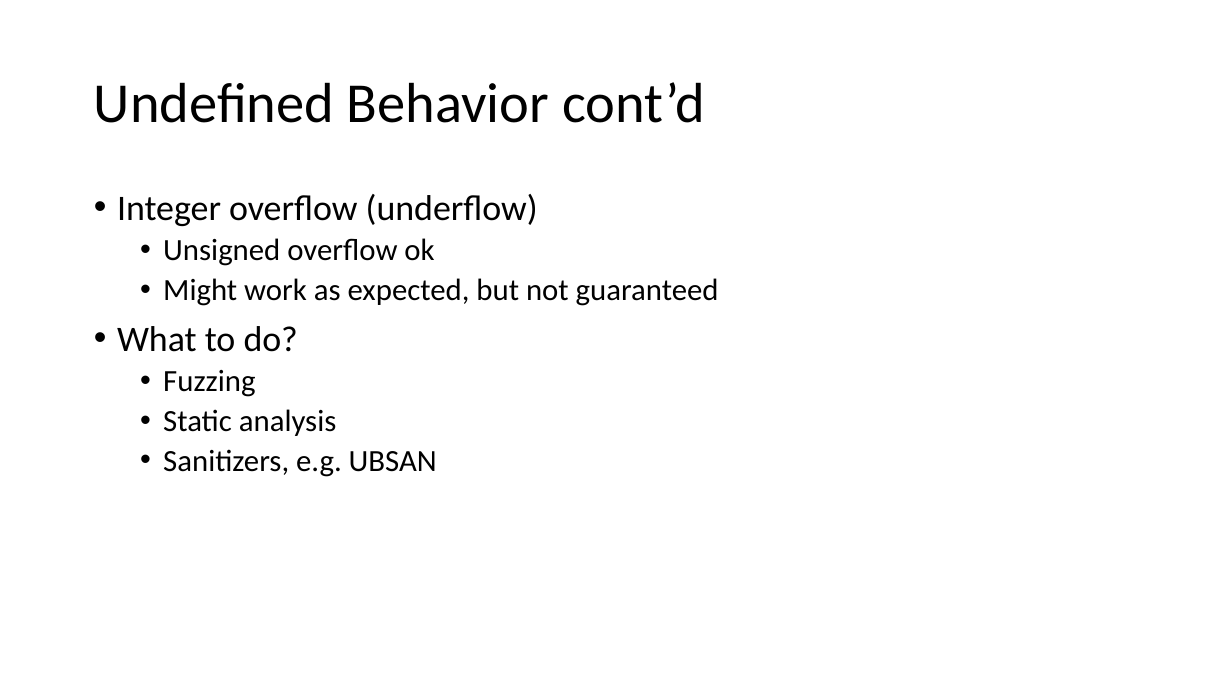
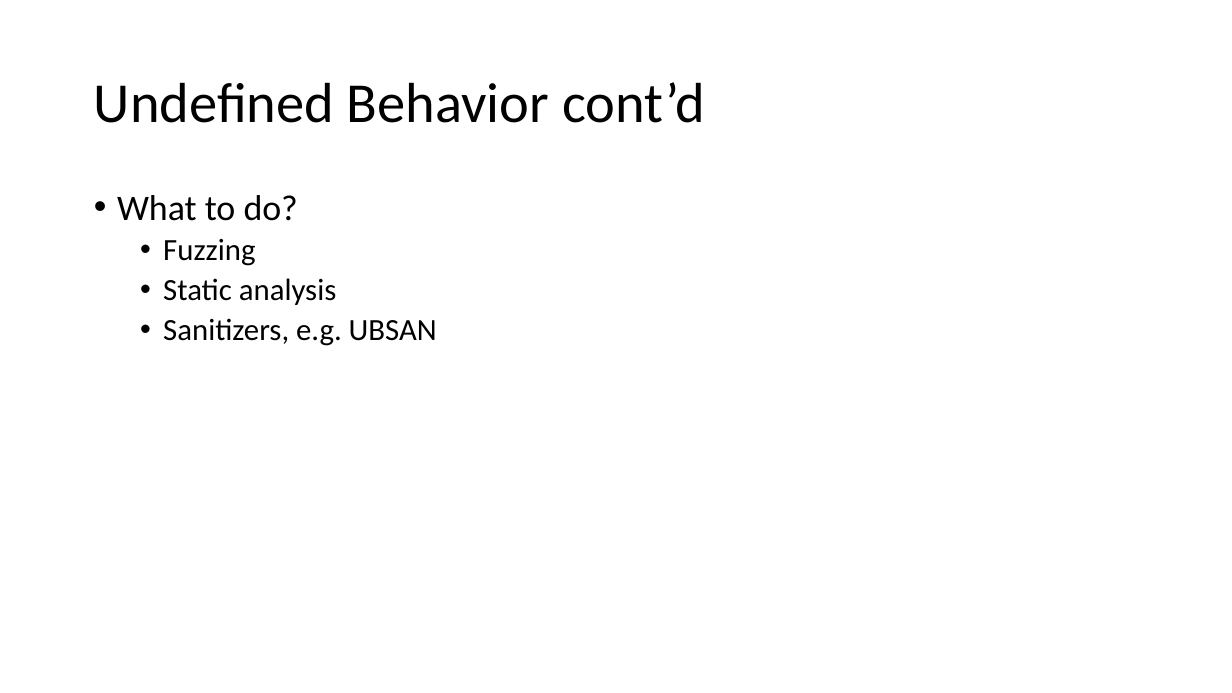
Before and after one commit to joelbygger/c_talk, a slide deck: slide 23 of presentation.pptx (slide 22 before the commit). Drawn at 1232x693 pixels with LibreOffice and Linux fonts; fonts in the diff are those of the drawing. Boxes give left, top, right and bottom in pixels: in the first picture for what was removed or moved away, otherwise in the second. Text is boxed around its words. In the diff, an @@ line names an element or a change of style, - is before the commit and + after.

Commit message:
Updated presentation.

```diff
--- a/presentation.pptx
+++ b/presentation.pptx
@@ text at (117,194,719,306): paragraphs removed @@
-• Integer overflow (underflow)
-  • Unsigned overflow ok
-  • Might work as expected, but not guaranteed
```
Also in this commit, not shown: 1 other slide changed, 3 slides added.
